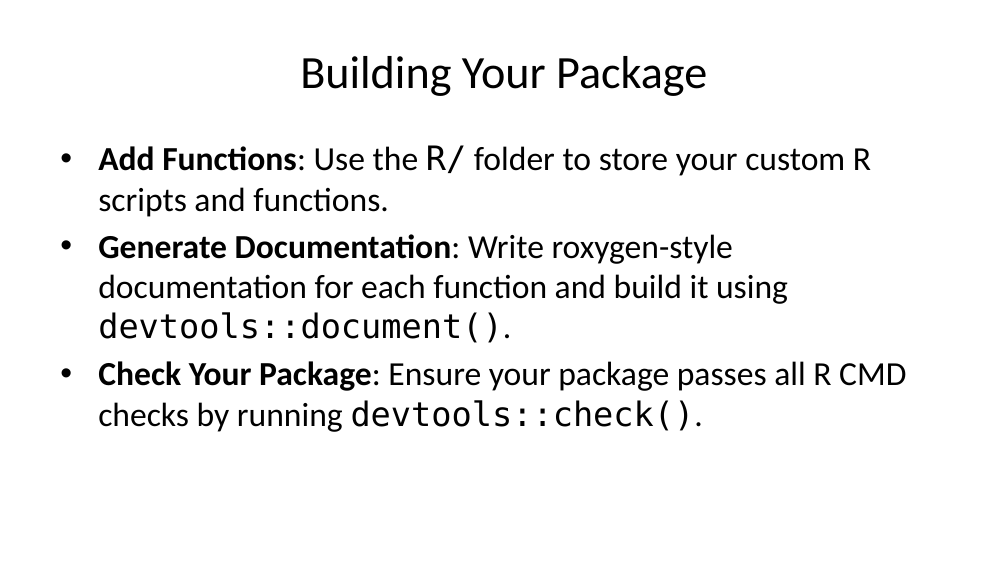
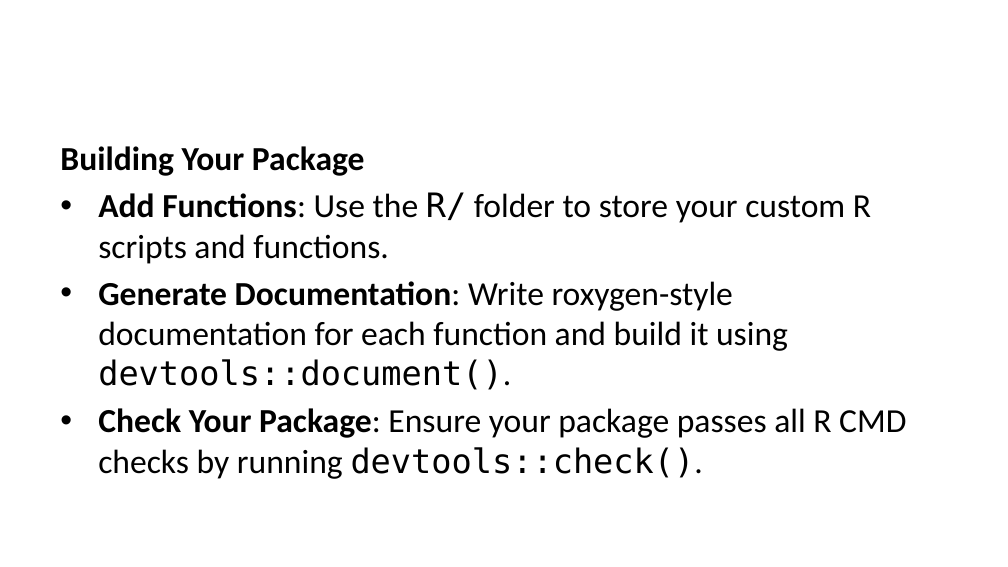
Before and after one commit to dbetebenner/packageSkeleton, a slide deck: slide 13 of quarto_website/content/presentations/packageSkeleton_Presentation.pptx (slide 10 before the commit). Drawn at 1008x567 pixels with LibreOffice and Linux fonts; fonts in the diff are those of the drawing. Boxes give left, top, right and bottom in pixels: in the first picture for what was removed or moved away, otherwise in the second. Text is boxed around its words. In the diff, an @@ line names an element or a change of style, - is before the commit and + after.

```diff
--- a/quarto_website/content/presentations/packageSkeleton_Presentation.pptx
+++ b/quarto_website/content/presentations/packageSkeleton_Presentation.pptx
@@ title removed at (x1=300, y1=56, x2=707, y2=96) @@
-Building Your Package
@@ text at (x1=60, y1=146, x2=365, y2=176): paragraph added @@
+Building Your Package
```
Also in this commit, not shown: 10 other slides changed, 6 slides added, 1 slide removed, 36 other files.
